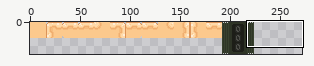
One commit to this sprite sheet: assets/art/terrain/tileset_combined.png. Above, an overview of the earlier version with the close-up marked.
Close-up. Old version:
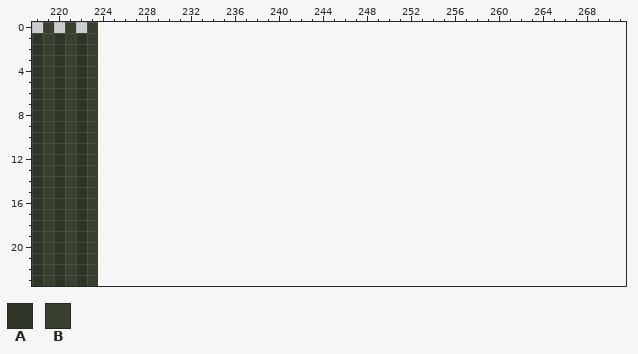
The file is 224x32 pixels. Shown: x 218..271, y 0..23. The old version is drawn lined up with the new one, on the new canvas.
Palette (. is transparent): A #2e3426  B #37412e
Pixels before, first column x 218:
 0 .B.B.B
 1 ABABAB
 2 ABABAB
 3 ABABAB
 4 ABABAB
 5 ABABAB
 6 ABABAB
 7 ABABAB
 8 ABABAB
 9 ABABAB
10 ABABAB
11 ABABAB
12 ABABAB
13 ABABAB
14 ABABAB
15 ABABAB
16 ABABAB
17 ABABAB
18 ABABAB
19 ABABAB
20 ABABAB
21 ABABAB
22 ABABAB
23 ABABAB
After:
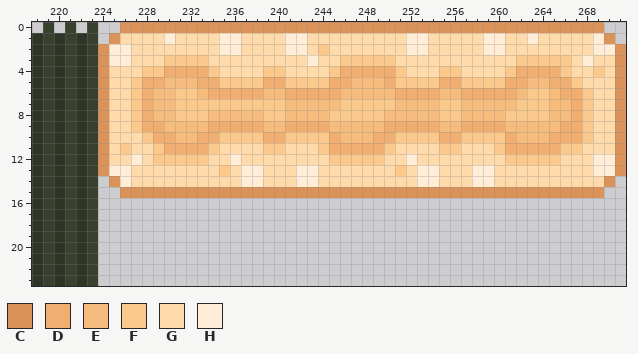
Colours new in this view: C #db9359  D #f0ae70  E #f6bc7e  F #fcc98d  G #ffdaaa  H #ffedd7
Change:
canvas 224x32 -> 272x32
Changed rows in their new state; - is an unchanged pixel.
first column x 224:
 0 --CCCCCCCCCCCCCCCCCCCCCCCCCCCCCCCCCCCCCCCCCCCC--
 1 -CGGGGHGGGGHHGGGGHHGGGGGGGGGHHGGGGGHHGGHGGGGGHC-
 2 CHHGGGGGGGGHHGGGGHHGFGGGGGGGHHGGGGGHHGGGGGGGGHHC
 3 CHHGGGFFFFGGGGGGGGGHGGFFFFFGGGGGGGGGGGFFFFFGHGGC
 4 CGGGFFDDDDFGGGGFFGGGGFDDDDDFGGGFFGGGGFDDDDFGGFGC
 5 CGGFDDEEEDDFFFFDDFFFFDDEEEDFFFFDDFFFFDDEEDDFGGGC
 6 CGGFDEEFFEDDDDDEEDDDDDEEEEEDDDDEEDDDDDEFFEDDFGGC
 7 CGGFDEEFFFFFFFFFFEEEEEFFFFFEEEEFFEEEEEFFFEEDFGGC
 8 CGGFDEEFFFEEEEEFFEEEEFFFFFEEEEEFFEEEEFFFFEEDFGGC
 9 CGGFDDEEEEDDDDDEEDDDDEEEEEDDDDDEEDDDDEEEEEDDFGGC
10 CGGGFDDEEDDFFFFDDFFFFDEEEDDFFFFDDFFFFDEEEDDDFGGC
11 CGFGGFDDDDFGGGGFFGGGFDDDDDFGGGGFFGGGFDDDDDFFGGGC
12 CGGHGFFFFFGGHGGGGGGGGFFFFFGGHGGGGGGGGFFFFFGGGHHC
13 CHHGGGGGGGGFGHHGGGHHGGGGGGGFGHHGGGHHGGGGGGGGGHHC
14 -CHGGGGGGGGGGHHGGGHHGGGGGGGGGHHGGGHHGGGGGGGGGGC-
15 --CCCCCCCCCCCCCCCCCCCCCCCCCCCCCCCCCCCCCCCCCCCC--
Pixel boxes of the changes (left, top, right, bottom) in both close-ups:
added: (98, 22, 626, 198)
